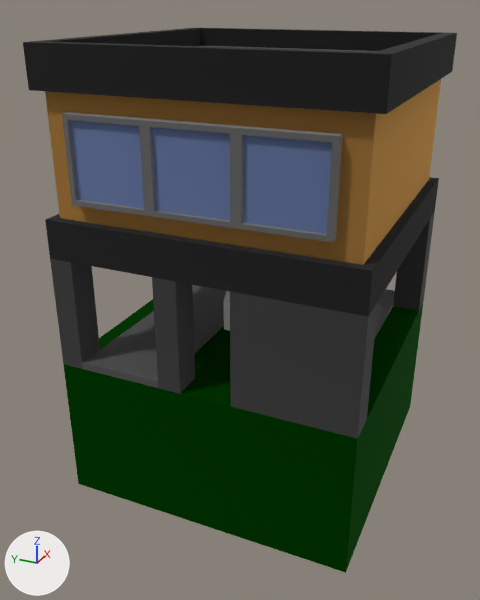
Before and after pictures for a commit that changed the Blender file Smart City Dashboard/Assets/Models/Blender/additional_assets.blend.
One viewpoint serves both versions: a 50 mm camera at (-4.03, -1.65, 2.23) aimed at (-0.15, 0.1, 0.28). The lights are fixed; the arrows at lower left show +X, +Y and +Z.

Before the edit, the objects in view are built like this:
```python
me_car_base_007 = bpy.data.meshes.new('Car_Base.007')
me_car_base_007.from_pydata(...)  # 285 vertices, 232 faces; spans x -0.25..0.25, y -0.825..0.2, z 0.0..0.387
# faces by material slot: [32, 200]
me_car_base_007.materials.append(mat_material_001)  # picture img_pallet_png_001
me_car_base_007.materials.append(mat_paintcar)  # white #e7e7e7
me_cube_002 = bpy.data.meshes.new('Cube.002')
me_cube_002.from_pydata(...)  # 140 vertices, 122 faces; spans x -1.0..1.0, y -1.0..1.0, z 0.0..2.0
me_cube_002.materials.append(mat_material_001)  # picture img_pallet_png_001
me_ground_tile_size = bpy.data.meshes.new('Ground_Tile_Size')
me_ground_tile_size.from_pydata(...)  # a box spanning x -1.0..1.0, y -1.0..1.0, z -1.0..0.0
me_ground_tile_size.materials.append(mat_material_001)  # picture img_pallet_png_001
ob_bigger_office = bpy.data.objects.new('Bigger_Office', me_cube_002)
ob_bigger_office.location = (0.0, 0.0, 0.0)
ob_bus_base = bpy.data.objects.new('Bus_Base', me_car_base_007)
ob_bus_base.location = (0.0, 0.0, 0.0)
ob_bus_base.rotation_euler = (0.0, 0.0, 1.571)  # degrees (0, 0, 90)
ob_ground_tile_size_unused = bpy.data.objects.new('Ground_Tile_Size_UNUSED', me_ground_tile_size)
ob_ground_tile_size_unused.location = (0.0, 0.0, 0.0)
```
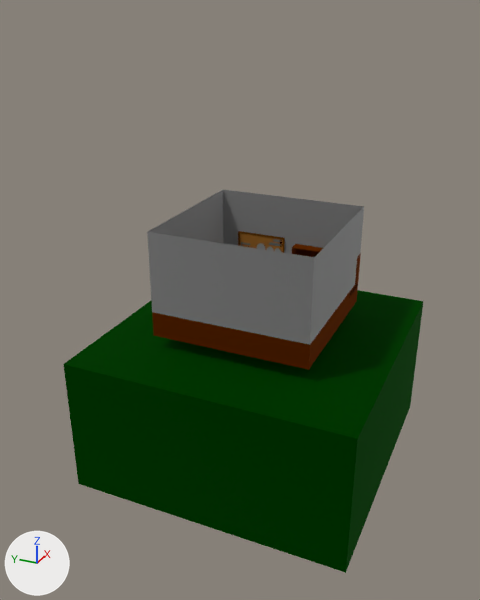
Location of each change, (x1, y1, x2, y2) in pixels of the pictures (480 x 600 px; the box of a moved part takes in the faces that stretch with it):
'Bigger_Office', hidden (black)
    before: (23, 28, 457, 439)
'Garage', added
    after: (147, 190, 364, 370)
'Bus_Base', hidden
    before: (223, 291, 230, 331)
part 1 of me_cube_002, moved or reshaped (not visible afterwards)
    before: (50, 259, 395, 430)

The edits, one by one:
me_cube_002 is used by ob_bigger_office; location (0.0, 0.0, 0.0).
me_cube_002 had 140 vertices, 122 faces and spanned x -1.0..1.0, y -1.0..1.0, z 0.0..2.0.
me_cube_002 now has 190 vertices, 170 faces and spans x -1.0..1.0, y -1.0..1.0, z 0.0..2.0.
Part 1, on me_cube_002:
7 vertices in x -1.0..1.0, y 0.27, z 0.0..0.75 move by (0.0, -0.17, 0.0).
5 vertices in x -1.0..-0.8, y 0.84, z 0.0..0.75 move by (0.0, -0.05, 0.0).
5 vertices in x -1.0..0.59, y -0.23, z 0.0..0.75 move by (0.0, -0.28, 0.0).
4 vertices in x -1.0..-0.8, y 0.12, z 0.0..0.75 move by (0.0, -0.23, 0.0).
3 vertices in x -1.0..1.0, y 0.27, z 0.05 move by (0.0, -0.17, 0.05).
3 vertices in x 0.59..1.0, y -0.8, z 0.05 move by (0.0, 0.0, 0.05).
6 vertices move from x -1.0..1.0, y -0.23..0.84, z 0.0..0.05 to x -1.0..1.0, y -0.51..0.79, z 0.0..0.1.
Mesh me_cube_003 is new.
It has 790 vertices, 436 faces and spans x -0.562..0.562, y -0.564..0.562, z 0.1..0.85.
It uses material mat_material_001 (picture img_pallet_png_001).
Object 'Bus_Base' (ob_bus_base) is now hidden.
Object 'Bigger_Office' (ob_bigger_office) is now hidden.
Object 'Garage' (ob_garage) is new; it shows me_cube_003.
Its location is (0.0, 0.0, 0.0).
